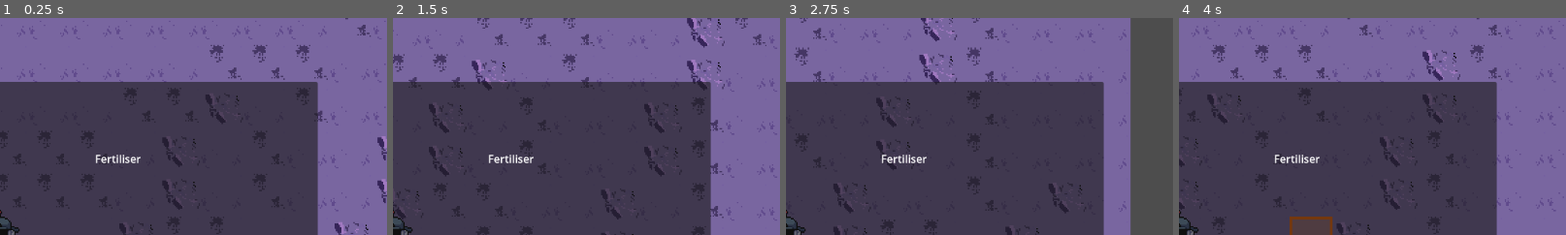
Above: before the commit, frames 1-4 (left to right).
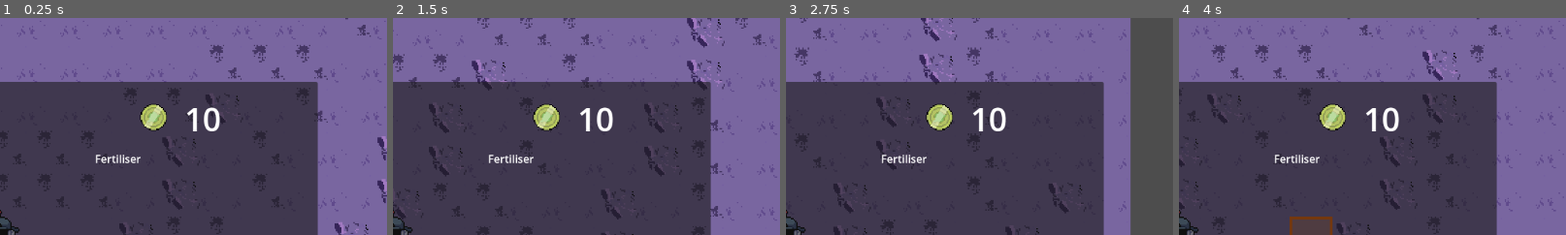
Above: after the commit, the same moments.

Repository: DevFTB/Moonbeam-Meadows
Game: Godot game, scene res://Level/moon.tscn
The game is run twice, just before and just after one commit, with the same random seed, the same clock (stepped at 60 frames per second) and the same inputs.
Inputs (mouse positions are % of the whole screen's width and height, from its top left):
- Up to frame 1 (0.25 s): no input
- Up to frame 2 (1.5 s): tap Enter at 0.5 s; move the mouse to (72, 45) at 0.52 s; hold D (move_right) 0.53-1.28 s; hold 1 (select_tool1) 0.53-1.28 s; click (72, 45) at 0.67 s; move the mouse to (30, 55) at 1.27 s; hold S (move_down) from 1.28 s (still down); tap 2 (select_tool2) at 1.35 s
- Up to frame 3 (2.75 s): move the mouse to (60, 28) at 2.02 s; release S (move_down) at 2.03 s; hold D (move_right) from 2.03 s (still down); hold 3 (select_tool3) from 2.03 s (still down)
- Up to frame 4 (4 s): move the mouse to (45, 70) at 2.77 s; release D (move_right) at 2.78 s; release 3 (select_tool3) at 2.78 s; hold W (move_up) 2.78-3.53 s; tap 4 (select_tool4) at 2.85 s; click (45, 70) at 2.92 s; move the mouse to (80, 65) at 3.52 s; hold A (move_left) from 3.53 s (still down); hold 5 (select_tool5) from 3.53 s (still down)
The pictures show only the part of the screen within x 50-100%, y 0-50%; the shares and areas given below are measured in that part.

The runs differ from the first frame. In frame 1, 1.1% of the frame differs, in the area x 36-57%, y 39-53%; in frame 2, 1.1%; in frame 3, 1.1%; in frame 4, 1.1%.

Commit message:
added basic currency system

Diff:
--- /dev/null
+++ b/Level/Currency/CurrencyManager.gd
@@ -0,0 +1,24 @@
+extends Node
+
+@export var starting_amount = 10
+
+signal currency_changed(new_value)
+
+var currency = 0
+
+func _ready():
+	currency = starting_amount
+	currency_changed.emit(currency)
+	pass
+
+func spend_currency(amount):
+	if currency >= amount:
+		currency -= amount
+		currency_changed.emit(currency)
+		return true
+	else:
+		return false
+
+func gain_currency(amount):
+	currency += amount
+	pass
--- /dev/null
+++ b/Level/CurrencyGUI.gd
@@ -0,0 +1,15 @@
+extends Label
+
+@export var currency_manager : Node
+
+# Called when the node enters the scene tree for the first time.
+func _ready():
+	currency_manager.currency_changed.connect(update_currency)
+	pass # Replace with function body.
+
+func update_currency(new_value):
+	text = str(new_value)
+
+# Called every frame. 'delta' is the elapsed time since the previous frame.
+func _process(delta):
+	pass
--- a/Level/moon.tscn
+++ b/Level/moon.tscn
@@ -12,17 +12,23 @@
 [ext_resource type="Script" path="res://GUI/InventoryGUI.gd" id="10_u7prv"]
 [ext_resource type="Texture2D" uid="uid://duwmw3oitb6i5" path="res://GUI/selection_marker.png" id="11_8edbx"]
 [ext_resource type="Script" path="res://Level/Quests/QuestsGUI.gd" id="11_725wh"]
+[ext_resource type="Texture2D" uid="uid://c46lapoj3kgt8" path="res://Level/Currency/unicoin_sprite.png" id="11_736ha"]
+[ext_resource type="Script" path="res://Level/CurrencyGUI.gd" id="12_ed3dq"]
 [ext_resource type="Script" path="res://GUI/SelectionMarker.gd" id="12_fbvmq"]
 [ext_resource type="PackedScene" uid="uid://c6jj0bvpw078h" path="res://Level/Quests/quest_display.tscn" id="12_nsnn6"]
 [ext_resource type="Script" path="res://Level/Quests/QuestManager.gd" id="15_wrucv"]
 [ext_resource type="Resource" uid="uid://b6tsrspqx0wkg" path="res://Level/Quests/quest_campaign_1.tres" id="16_oiwbj"]
 [ext_resource type="Resource" uid="uid://d115d6u3v35l7" path="res://Level/Quests/quest_campaign_2.tres" id="17_k2pda"]
+[ext_resource type="Script" path="res://Level/Currency/CurrencyManager.gd" id="20_wew0j"]
 
 [sub_resource type="CapsuleShape2D" id="CapsuleShape2D_i4osl"]
 radius = 17.0
 height = 60.0
 
 [sub_resource type="LabelSettings" id="LabelSettings_qaotf"]
+font_size = 48
+
+[sub_resource type="LabelSettings" id="LabelSettings_0t5le"]
 font_size = 48
 
 [node name="Level" type="TileMap"]
@@ -176,6 +182,45 @@
 script = ExtResource("10_u7prv")
 inventory = NodePath("../../../../../../../Player/FertiliserInventory")
 
+[node name="Control" type="Control" parent="CanvasLayer/GUI/PhoneGUI/Inventory"]
+layout_mode = 1
+anchors_preset = 1
+anchor_left = 1.0
+anchor_right = 1.0
+offset_left = -264.0
+offset_top = 21.0
+offset_right = -18.0
+offset_bottom = 85.0
+grow_horizontal = 0
+
+[node name="TextureRect" type="TextureRect" parent="CanvasLayer/GUI/PhoneGUI/Inventory/Control"]
+layout_mode = 1
+anchors_preset = 4
+anchor_top = 0.5
+anchor_bottom = 0.5
+offset_top = -20.0
+offset_right = 40.0
+offset_bottom = 20.0
+grow_vertical = 2
+texture = ExtResource("11_736ha")
+
+[node name="Label" type="Label" parent="CanvasLayer/GUI/PhoneGUI/Inventory/Control" node_paths=PackedStringArray("currency_manager")]
+layout_mode = 1
+anchors_preset = 6
+anchor_left = 1.0
+anchor_top = 0.5
+anchor_right = 1.0
+anchor_bottom = 0.5
+offset_left = -180.0
+offset_top = -25.0
+offset_bottom = 30.0
+grow_horizontal = 0
+grow_vertical = 2
+text = "100000"
+label_settings = SubResource("LabelSettings_0t5le")
+script = ExtResource("12_ed3dq")
+currency_manager = NodePath("../../../../../../CurrencyManager")
+
 [node name="Quests" type="Control" parent="CanvasLayer/GUI/PhoneGUI" node_paths=PackedStringArray("quest_manager")]
 visible = false
 layout_mode = 2
@@ -232,6 +277,9 @@
 script = ExtResource("15_wrucv")
 quests = Array[Resource("res://Level/Quests/QuestResource.gd")]([ExtResource("16_oiwbj"), ExtResource("17_k2pda")])
 
+[node name="CurrencyManager" type="Node" parent="."]
+script = ExtResource("20_wew0j")
+
 [connection signal="tool_changed" from="Player" to="CanvasLayer/GUI/ToolGUI" method="_on_player_tool_changed"]
 [connection signal="opened_menu" from="CanvasLayer/GUI/PhoneGUI" to="CanvasLayer/GUI/PhoneGUI/Inventory/InventorySections/VBoxContainer/Label2" method="_on_phone_gui_opened_menu"]
 [connection signal="opened_menu" from="CanvasLayer/GUI/PhoneGUI" to="CanvasLayer/GUI/PhoneGUI/Inventory/InventorySections/VBoxContainer2/Label2" method="_on_phone_gui_opened_menu"]
Binary file added: Level/Currency/unicoin_sprite.png
Not shown, added: Level/Currency/unicoin_sprite.png.import
Not shown: 1 places in Level/moon.tscn that only renumber resources
